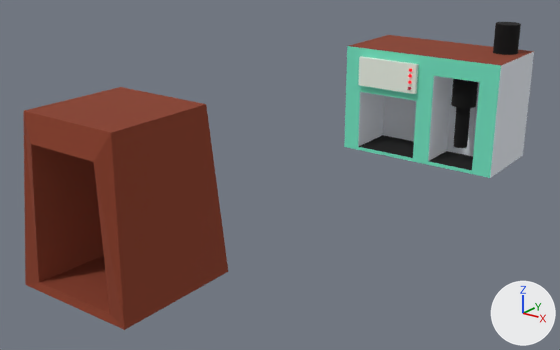
The Blender file assets/model/automine.blend as it was, and as the next commit left it.
Both versions are drawn from a camera (50 mm lens) standing at (4.59, -4.0, 3.06) and looking at (0.14, 1.96, 0.4). Every picture has the same lights, and +X, +Y and +Z are marked at lower right.

Script lines for the objects in view, before the commit:
```python
ob_cube_007 = bpy.data.objects.new('Cube.007', me_cube)
ob_cube_007.location = (0.069, 4.268, 1.022)
ob_cube_007.scale = (0.392, 0.0327, 0.177)
ob_cube_008 = bpy.data.objects.new('Cube.008', me_cube_007)
ob_cube_008.location = (0.0, 0.0, 0.75)
ob_cube_008.scale = (0.5, 0.5, 0.75)
ob_cube_009 = bpy.data.objects.new('Cube.009', me_cube_008)
ob_cube_009.location = (0.466, 4.758, 0.733)
ob_cube_009.rotation_euler = (0.0, 0.0, 3.142)  # degrees (0, 0, 180)
ob_cube_009.scale = (1.0, 0.572, 0.75)
ob_cylinder_006 = bpy.data.objects.new('Cylinder.006', me_cylinder_001)
ob_cylinder_006.location = (1.213, 5.052, 1.455)
ob_cylinder_006.rotation_euler = (0.0, 0.0, 3.142)  # degrees (0, 0, 180)
ob_cylinder_006.scale = (0.144, 0.144, 0.196)
ob_cylinder_007 = bpy.data.objects.new('Cylinder.007', me_cylinder_003)
ob_cylinder_007.location = (0.955, 4.546, 0.918)
ob_cylinder_007.rotation_euler = (0.0, 0.0, 3.142)  # degrees (0, 0, 180)
ob_cylinder_007.scale = (0.144, 0.144, 0.196)
ob_cylinder_008 = bpy.data.objects.new('Cylinder.008', me_cylinder_017)
ob_cylinder_008.location = (0.955, 4.546, 0.533)
ob_cylinder_008.rotation_euler = (0.0, 0.0, 3.142)  # degrees (0, 0, 180)
ob_cylinder_008.scale = (0.081, 0.081, 0.322)
```
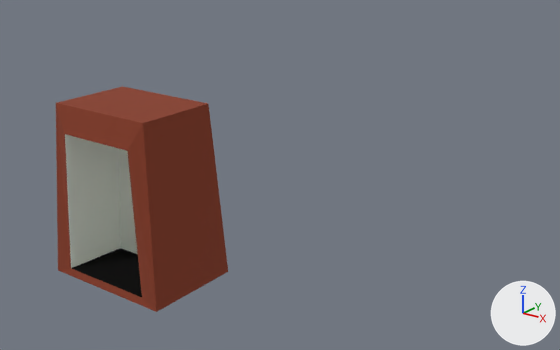
What differs and where, as boxes (x1, y1, x2, y2) in the pictures (560 x 350 px):
'Cube.008', recoloured, moved, rescaled (16% narrower, 7% shorter)
    before: (24, 87, 228, 330)
    after: (56, 87, 228, 312)
'Cube.009', deleted
    before: (344, 35, 534, 178)
    faces in mat_plant_009 (white #ecf1f8): (358, 52, 534, 178)
    faces in mat_plant (green #76eac8): (344, 46, 501, 178)
    faces in mat_plant_008 (brown #8b3d26): (349, 35, 534, 66)
    faces in mat_cartire_001 (black #3d3d3d): (358, 135, 473, 170)
'Cube.007', deleted
    before: (358, 56, 419, 94)
'Cylinder.006', deleted (black)
    before: (493, 22, 521, 55)
'Cylinder.007', deleted (black)
    before: (451, 79, 478, 108)
'Cylinder.008', deleted (black)
    before: (453, 107, 470, 148)
part 1 of me_cube_007, recoloured
    before: (31, 144, 104, 282)
    after: (65, 134, 138, 268)
part 2 of me_cube_007, recoloured
    before: (39, 256, 110, 314)
    after: (72, 248, 142, 297)

Diff of the bpy script that builds the scene:
```diff
--- a/assets/model/automine.blend.py
+++ b/assets/model/automine.blend.py
@@ mat_cartire_002 @@
+mat_cartire_002 = principled_material('carTire.002')
+mat_cartire_002.base_color = (0.00968, 0.00968, 0.00968)  # black #191919
+mat_cartire_002.metallic = 0.913
+mat_cartire_002.roughness = 1.0
@@ me_cube_007 @@
 me_cube_007.from_pydata(...)  # 24 vertices, 22 faces; spans x -1.2..1.2, y -1.2..1.2, z -1.0..1.0
 # used by ob_cube_008; location = (0.0, 0.0, 0.75); scale = (0.5, 0.5, 0.75)
+# me_cube_007 part 1: all 2 faces centred in x -0.8..0.0, y -0.37..0.41, z -0.14..-0.12 switch from mat_plant_008 (brown #8b3d26) to mat_plant_003 (white #f1f8ec)
+# me_cube_007 part 2: the 1 face centred in x 0.0, y -0.39, z -0.93 switches from mat_plant_008 (brown #8b3d26) to mat_cartire_002 (black #191919)
+me_cube_007.materials.append(mat_cartire_002)  # black #191919
@@ ob_cube_009 @@
-ob_cube_009 = bpy.data.objects.new('Cube.009', me_cube_008)
-ob_cube_009.location = (0.466, 4.758, 0.733)
-ob_cube_009.rotation_euler = (0.0, 0.0, 3.142)  # degrees (0, 0, 180)
-ob_cube_009.scale = (1.0, 0.572, 0.75)
@@ ob_cylinder_006 @@
-ob_cylinder_006 = bpy.data.objects.new('Cylinder.006', me_cylinder_001)
-ob_cylinder_006.location = (1.213, 5.052, 1.455)
-ob_cylinder_006.rotation_euler = (0.0, 0.0, 3.142)  # degrees (0, 0, 180)
-ob_cylinder_006.scale = (0.144, 0.144, 0.196)
@@ ob_cylinder_007 @@
-ob_cylinder_007 = bpy.data.objects.new('Cylinder.007', me_cylinder_003)
-ob_cylinder_007.location = (0.955, 4.546, 0.918)
-ob_cylinder_007.rotation_euler = (0.0, 0.0, 3.142)  # degrees (0, 0, 180)
-ob_cylinder_007.scale = (0.144, 0.144, 0.196)
@@ ob_cube_007 @@
-ob_cube_007 = bpy.data.objects.new('Cube.007', me_cube)
-ob_cube_007.location = (0.069, 4.268, 1.022)
-ob_cube_007.scale = (0.392, 0.0327, 0.177)
@@ ob_cylinder_008 @@
-ob_cylinder_008 = bpy.data.objects.new('Cylinder.008', me_cylinder_017)
-ob_cylinder_008.location = (0.955, 4.546, 0.533)
-ob_cylinder_008.rotation_euler = (0.0, 0.0, 3.142)  # degrees (0, 0, 180)
-ob_cylinder_008.scale = (0.081, 0.081, 0.322)
@@ ob_cube_008 @@
 ob_cube_008 = bpy.data.objects.new('Cube.008', me_cube_007)
-ob_cube_008.location = (0.0, 0.0, 0.75)
-ob_cube_008.scale = (0.5, 0.5, 0.75)
+ob_cube_008.location = (0.0, 0.167, 0.75)
+ob_cube_008.scale = (0.5, 0.36, 0.75)
```
